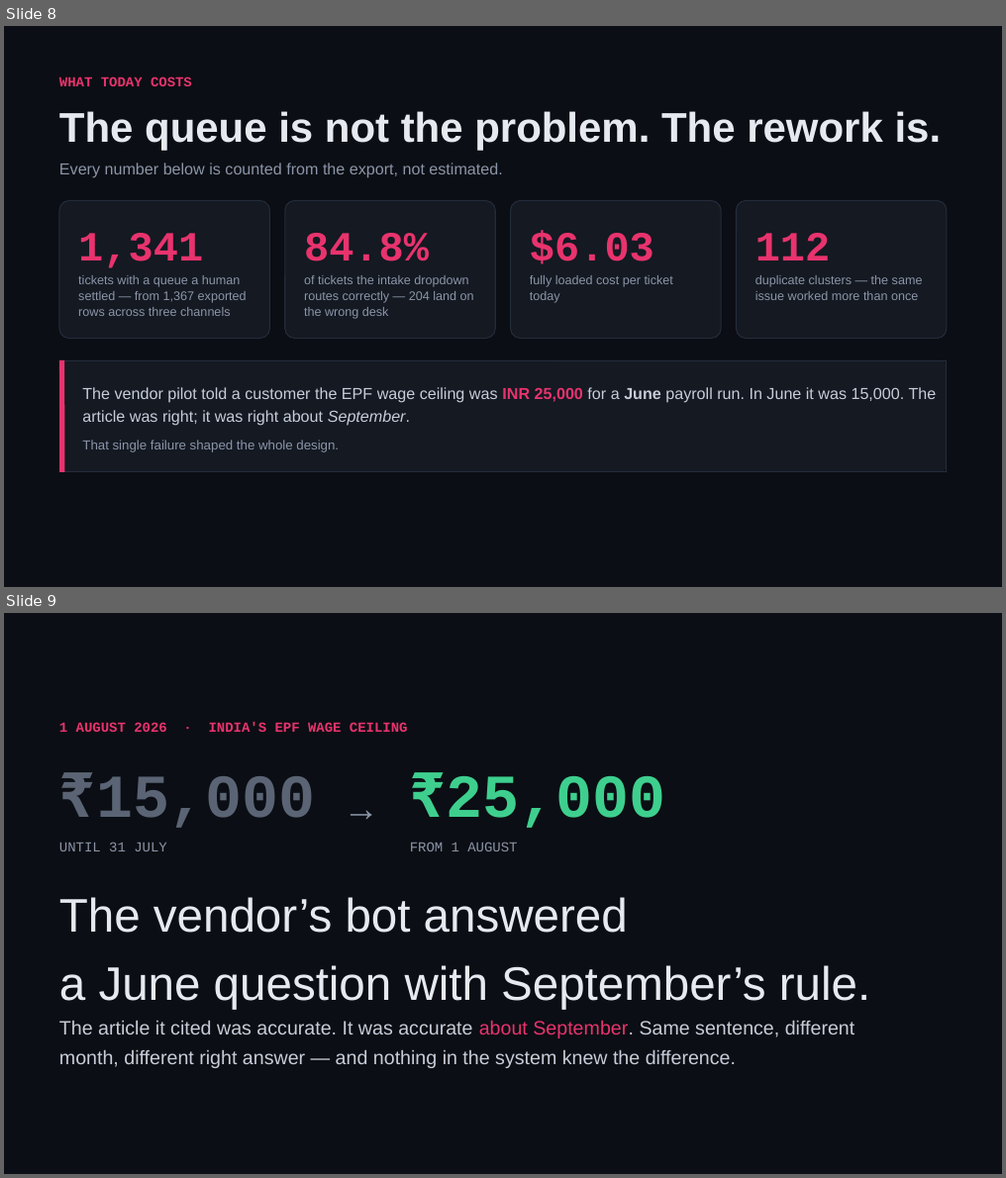
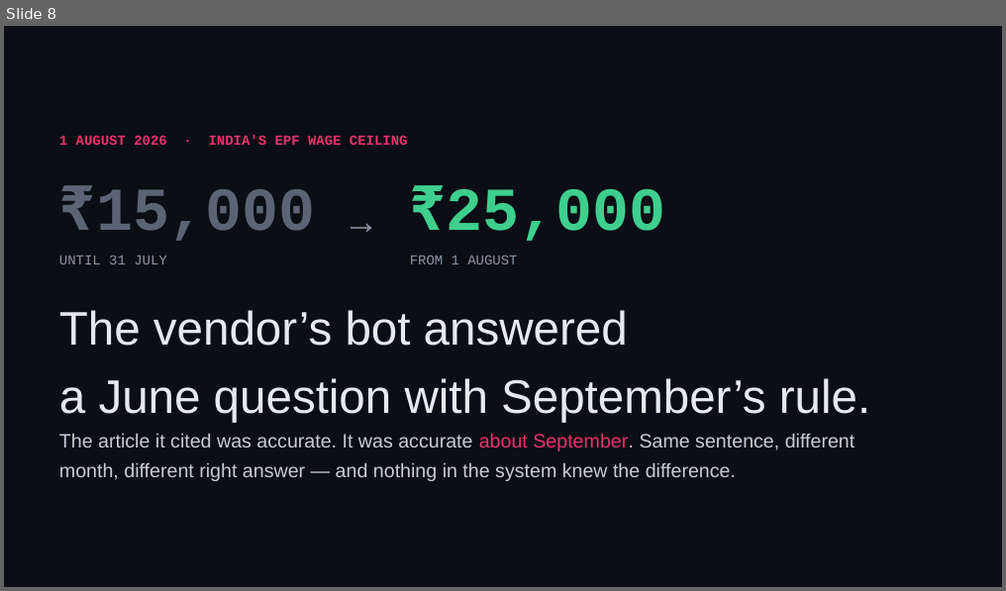
Before and after one commit to shivam-25/ramco-payce-pilot, a slide deck: docs/deck/ramco-payce-pilot.pptx. Shown one above the other, each under a label of ours: slides 8 and 9 before the commit, slide 8 after it. The pictures are 1006x1178 and 1006x591 pixels, drawn with LibreOffice and Linux fonts; fonts in the diff are those of the drawing. Boxes give left, top, right and bottom in pixels: in the first picture for what was removed or moved away, otherwise in the second. Text is boxed around its words. In the diff, an @@ line names an element or a change of style, - is before the commit and + after.

```diff
--- a/docs/deck/ramco-payce-pilot.pptx
+++ b/docs/deck/ramco-payce-pilot.pptx
@@ slide 8 removed at (x1=4, y1=26, x2=1002, y2=587), background #0B0E14 @@
@@ text removed at (x1=59, y1=76, x2=192, y2=86) @@
-WHAT TODAY COSTS
@@ text removed at (x1=59, y1=111, x2=942, y2=151) @@
-The queue is not the problem. The rework is.
@@ text removed at (x1=59, y1=163, x2=502, y2=178) @@
-Every number below is counted from the export, not estimated.
@@ rounded rectangle removed at (x1=59, y1=200, x2=270, y2=339) @@
@@ rounded rectangle removed at (x1=285, y1=200, x2=496, y2=339) @@
@@ rounded rectangle removed at (x1=511, y1=200, x2=722, y2=339) @@
@@ rounded rectangle removed at (x1=737, y1=200, x2=947, y2=339) @@
@@ text removed at (x1=78, y1=233, x2=203, y2=269) @@
-1,341
@@ text removed at (x1=304, y1=233, x2=429, y2=262) @@
-84.8%
@@ text removed at (x1=530, y1=231, x2=654, y2=265) @@
-$6.03
@@ text removed at (x1=755, y1=233, x2=831, y2=261) @@
-112
@@ text removed at (x1=78, y1=275, x2=247, y2=316) @@
-tickets with a queue a human settled — from 1,367 exported rows across three channels
@@ text removed at (x1=304, y1=275, x2=474, y2=319) @@
-of tickets the intake dropdown routes correctly — 204 land on the wrong desk
@@ text removed at (x1=530, y1=275, x2=673, y2=303) @@
-fully loaded cost per ticket today
@@ text removed at (x1=755, y1=275, x2=923, y2=300) @@
-duplicate clusters — the same issue worked more than once
@@ rounded rectangle removed at (x1=59, y1=361, x2=947, y2=472) @@
@@ line removed from (59, 362) to (946, 362) @@
@@ line removed from (61, 361) to (61, 472) @@
@@ line removed from (946, 361) to (946, 472) @@
@@ text removed at (x1=82, y1=387, x2=937, y2=426) @@
-The vendor pilot told a customer the EPF wage ceiling was INR 25,000 for a June payroll run. In June it was 15,000. The article was right; it was right about September.
@@ text removed at (x1=82, y1=440, x2=339, y2=453) @@
-That single failure shaped the whole design.
@@ line removed from (59, 472) to (946, 472) @@
@@ what was slide 9 is now slide 8 @@
```
Also in this commit, not shown: 1 slide changed, 6 other slides removed, 13 other files.
